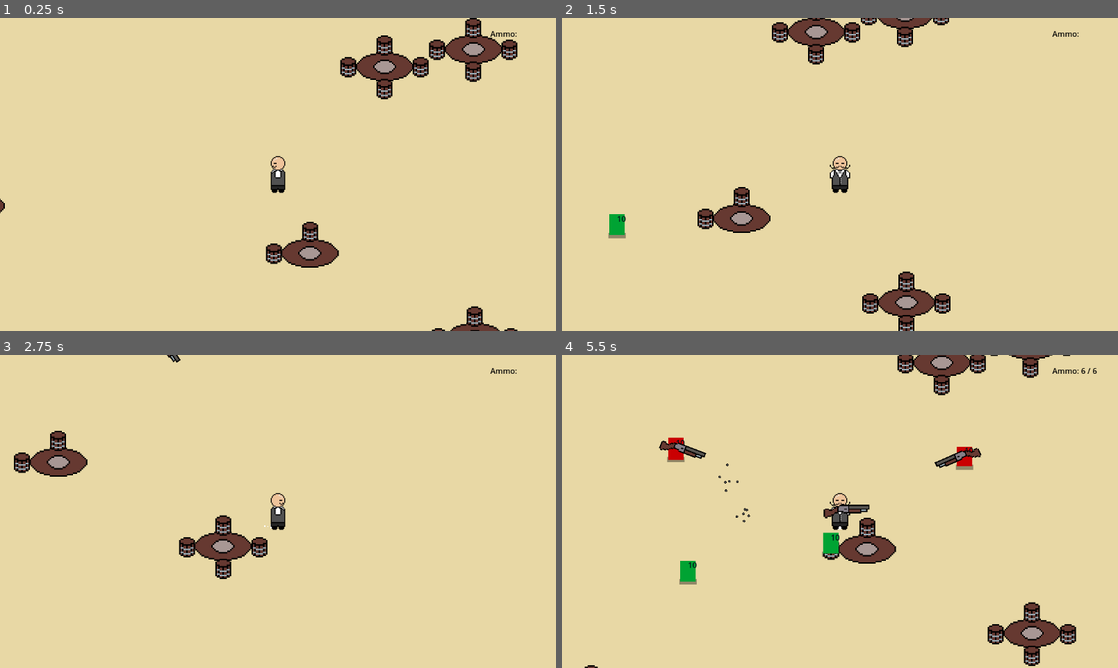
Above: before the commit, frames 1-4 (two rows, left to right).
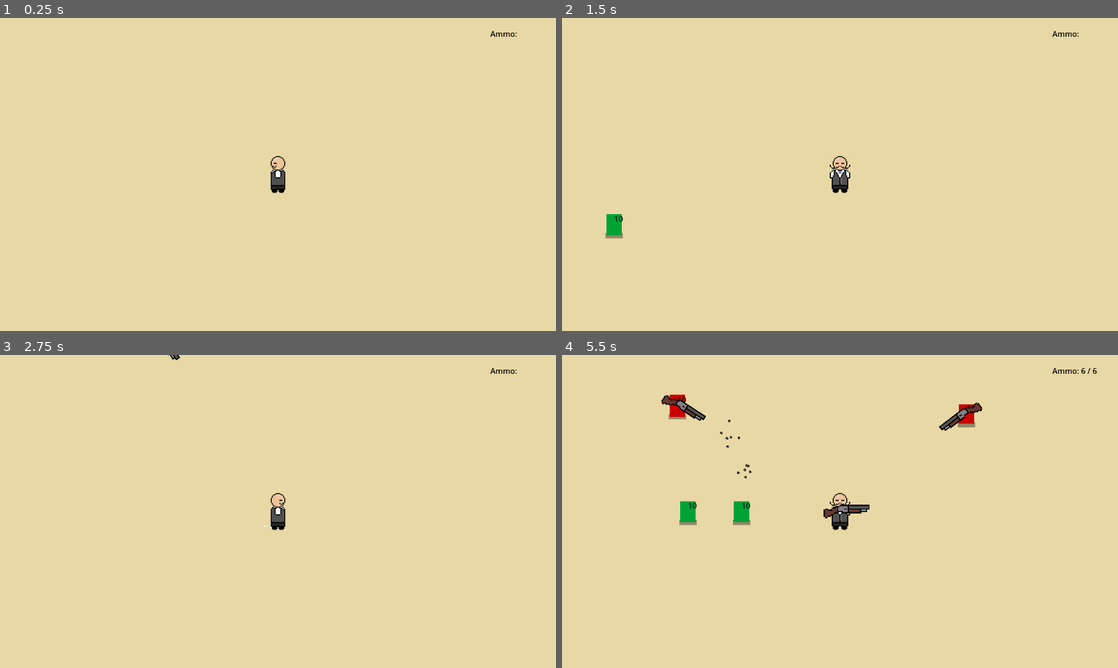
Above: after the commit, the same moments.

Repository: macgrubbers/Pizza-Shooty
Game: Godot game, scene res://scenes/game.tscn
Two runs of this game, one before a commit and one after it. Both use one fixed random seed, a clock stepped at 60 frames per second and the inputs below. Sound files missing from this copy of the repository are replaced by a short silence.
Inputs (mouse positions are in pixels of both pictures, inside the frame that each line leads up to):
- Up to frame 1 (0.25 s): no input
- Up to frame 2 (1.5 s): tap Enter at 0.5 s; move the mouse to (962, 158) at 0.52 s; hold D (move_right) 0.53-1.28 s; click (962, 158) at 0.6 s; move the mouse to (728, 190) at 1.27 s; hold S (move_down) from 1.28 s (still down); tap 1 (spawn_customer) at 1.35 s
- Up to frame 3 (2.75 s): move the mouse to (333, 442) at 2.02 s; release S (move_down) at 2.03 s; hold D (move_right) from 2.03 s (still down); tap 2 (spawn_enemy) at 2.1 s
- Up to frame 4 (5.5 s): move the mouse to (812, 574) at 2.77 s; release D (move_right) at 2.78 s; hold W (move_up) 2.78-3.53 s; tap 3 (spawn_pickup) at 2.85 s; move the mouse to (1006, 558) at 3.52 s; hold A (move_left) 3.53-5.03 s; click (1006, 558) at 3.6 s; tap R (reload) at 4.15 s; move the mouse to (673, 464) at 4.27 s; tap 1 (spawn_customer) at 4.35 s; move the mouse to (867, 511) at 5.02 s; hold S (move_down) from 5.03 s (still down); tap 2 (spawn_enemy) at 5.1 s

The runs differ from the first frame. In frame 1, 4.3% of the frame differs, in the area x 0-94%, y 0-100%; in frame 2, 4.3%; in frame 3, 2.5%; in frame 4, 6.2%, in the area x 4-93%, y 0-100%.
Error after the commit: Invalid access to property or key 'is_sat_in' on a base object of type 'Nil'. (res://scripts/customer.gd:31)

Commit message:
added booth scene

Diff:
--- /dev/null
+++ b/scenes/Decor/Booth.tscn
@@ -0,0 +1,23 @@
+[gd_scene load_steps=4 format=3 uid="uid://ctdugvwi7grry"]
+
+[ext_resource type="Script" path="res://scenes/Decor/table.gd" id="1_6jchb"]
+[ext_resource type="Texture2D" uid="uid://1uvbh02putth" path="res://assets/booth01.png" id="2_ypt73"]
+
+[sub_resource type="RectangleShape2D" id="RectangleShape2D_jfloe"]
+size = Vector2(23, 44)
+
+[node name="Booth" type="StaticBody2D"]
+script = ExtResource("1_6jchb")
+
+[node name="CollisionShape2D" type="CollisionShape2D" parent="."]
+position = Vector2(1.5, 8)
+shape = SubResource("RectangleShape2D_jfloe")
+
+[node name="Sprite2D" type="Sprite2D" parent="."]
+texture = ExtResource("2_ypt73")
+
+[node name="ChairPoint1" type="Node2D" parent="."]
+position = Vector2(-22, 16)
+
+[node name="ChairPoint2" type="Node2D" parent="."]
+position = Vector2(-21, -12)
--- a/scenes/Decor/table.gd
+++ b/scenes/Decor/table.gd
@@ -1,3 +1,4 @@
+class_name table
 extends StaticBody2D
 
 @onready var chair = preload("res://scenes/Decor/chair.tscn")
--- a/scenes/Decor/table.tscn
+++ b/scenes/Decor/table.tscn
@@ -4,7 +4,8 @@
 [ext_resource type="Texture2D" uid="uid://phac42s6x3tj" path="res://assets/test_table.png" id="1_u4jnm"]
 
 [sub_resource type="CapsuleShape2D" id="CapsuleShape2D_6tvvt"]
-height = 40.0
+radius = 13.3333
+height = 39.3333
 
 [node name="Table" type="StaticBody2D" groups=["table"]]
 collision_layer = 4
@@ -12,7 +13,7 @@
 script = ExtResource("1_msk4o")
 
 [node name="CollisionShape2D" type="CollisionShape2D" parent="."]
-position = Vector2(0, 9.53674e-07)
+position = Vector2(0, 13)
 rotation = 1.5708
 scale = Vector2(3, 3)
 shape = SubResource("CapsuleShape2D_6tvvt")
@@ -22,13 +23,13 @@
 texture = ExtResource("1_u4jnm")
 
 [node name="ChairPoint1" type="Node2D" parent="."]
-position = Vector2(-75, 0)
+position = Vector2(-74, 12)
 
 [node name="ChairPoint2" type="Node2D" parent="."]
-position = Vector2(75, 0)
+position = Vector2(75, 17)
 
 [node name="ChairPoint3" type="Node2D" parent="."]
-position = Vector2(0, 45)
+position = Vector2(-2, 50)
 
 [node name="ChairPoint4" type="Node2D" parent="."]
-position = Vector2(0, -45)
+position = Vector2(-1, -32)
--- a/scripts/game.gd
+++ b/scripts/game.gd
@@ -82,12 +82,7 @@
 	pickup_list.erase(pickup)
 
 func setup_level():
-	# Create three tables in set locations for now
-	for n in range(15):
-		var newTable = table_class.instantiate()
-		newTable.set_position(Vector2(randf_range(-1000,1000),randf_range(1000,-1000)))
-		add_child(newTable)
-		table_list.append(newTable)
+	pass
 
 func spawn_customer():
 	var newCustomer = customer_class.instantiate()
Binary file added: assets/booth01.aseprite
Binary file added: assets/booth01.png
Not shown, added: assets/booth01.png.import
Binary file changed: assets/test_table.aseprite
Binary file changed: assets/test_table.png
